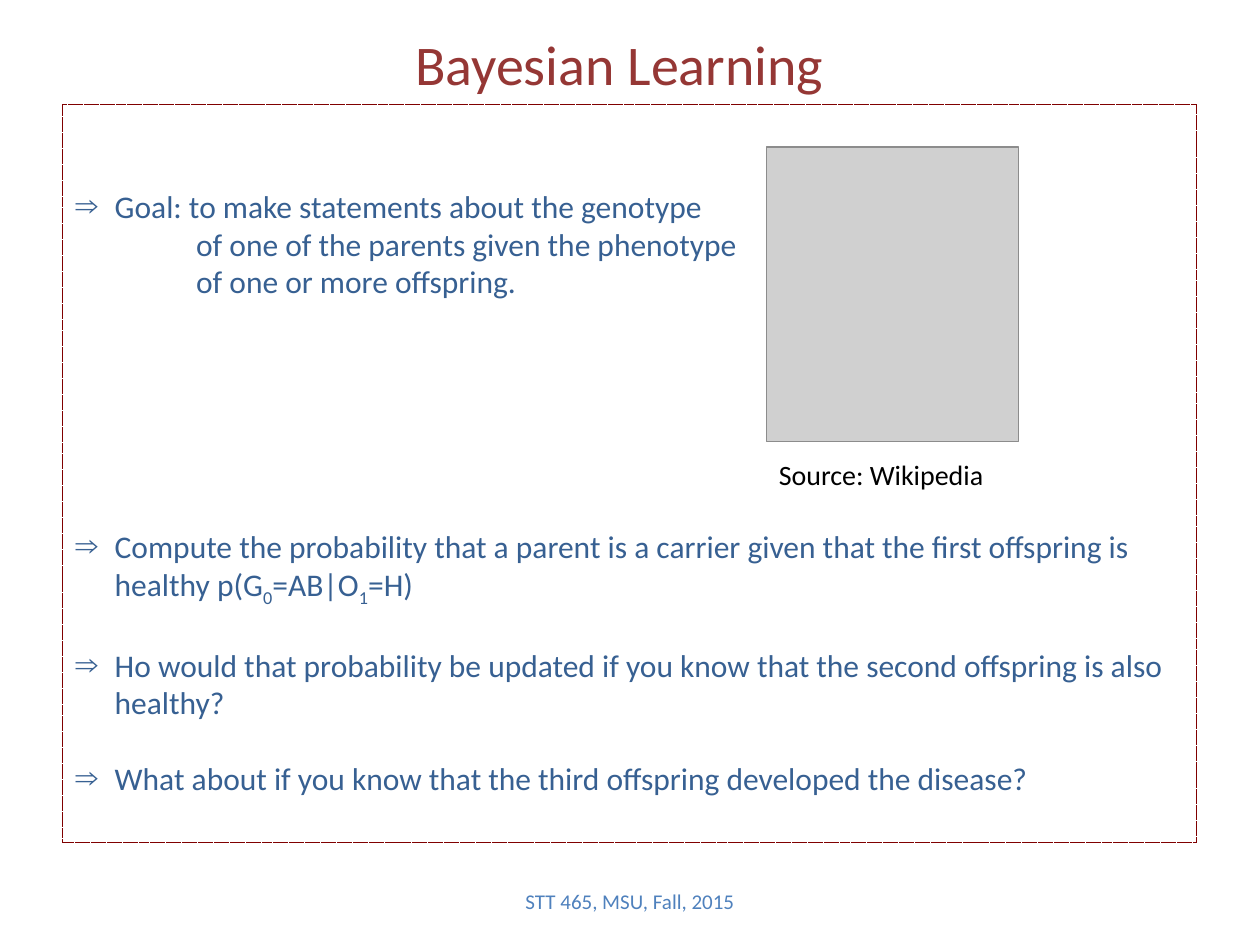
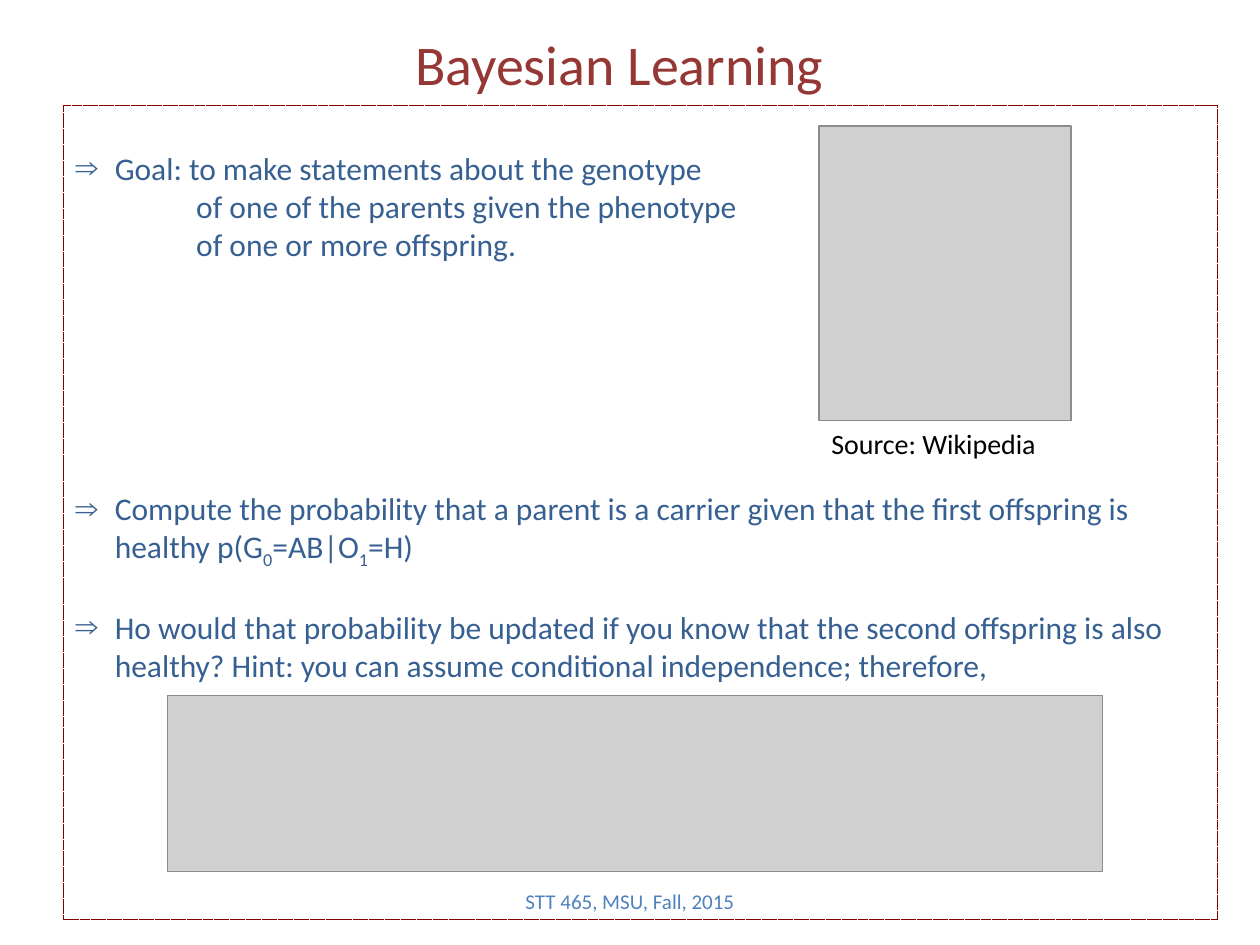
Before and after one commit to Boukos/STT465, a slide deck: slide 5 of STT465_2.pptx. Drawn at 1260x945 pixels with LibreOffice and Linux fonts; fonts in the diff are those of the drawing; grey boxes stand for pictures. Boxes give left, top, right and bottom in pixels: in the first picture for what was removed or moved away, otherwise in the second. Text is boxed around its words. In the diff, an @@ line names an element or a change of style, - is before the commit and + after.

Commit message:
UPDATE SLIDES LECTURE 2

```diff
--- a/STT465_2.pptx
+++ b/STT465_2.pptx
@@ rectangle "Goal: to make statements about ...": place and size @@
-rectangle "Goal: to make statements about ..." at [63,105,1197,843]
+rectangle "Goal: to make statements about ..." at [63,105,1218,919]
@@ picture: place and size @@
-picture at [766,147,1018,442]
+picture at [819,126,1071,421]
@@ text "Source: Wikipedia": place and size @@
-text "Source: Wikipedia" at [779,465,983,490]
+text "Source: Wikipedia" at [831,434,1035,459]
@@ text in rectangle at [115,617,1162,682]: text changed @@
-⇒ Ho would that probability be updated if you know that the second offspring is also healthy?
-⇒ What about if you know that the third offspring developed the disease?
+⇒ Ho would that probability be updated if you know that the second offspring is also healthy? Hint: you can assume conditional independence; therefore,
@@ picture added at [168,696,1102,872] @@
```
Also in this commit, not shown: 1 other slide changed, 1 other file.
